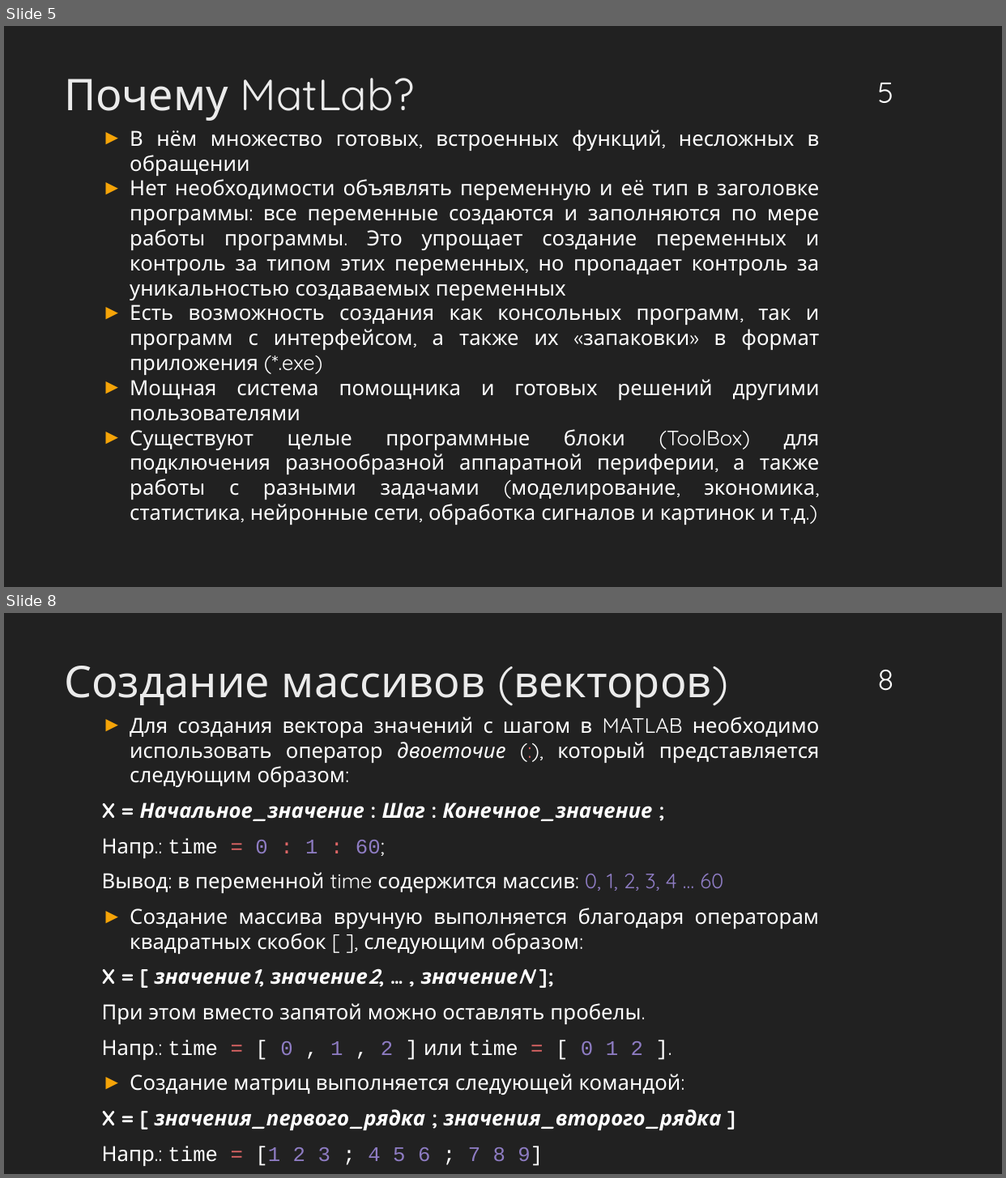
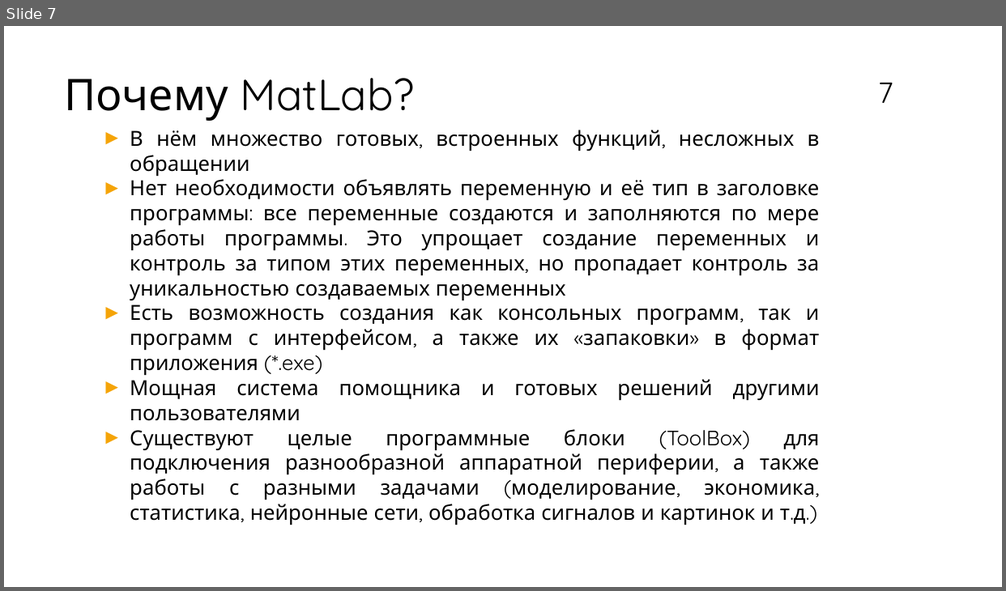
Before and after one commit to vsevernov/calculation-methods, a slide deck: 2023-2024/lectures/Лекция по MatLab №1.pptx. Shown one above the other, each under a label of ours: slides 5 and 8 before the commit, slide 7 after it; the slides between them are not shown. The pictures are 1006x1178 and 1006x591 pixels, drawn with LibreOffice and Linux fonts; fonts in the diff are those of the drawing. Boxes give left, top, right and bottom in pixels: in the first picture for what was removed or moved away, otherwise in the second. Text is boxed around its words. In the diff, an @@ line names an element or a change of style, - is before the commit and + after.

```diff
--- a/2023-2024/lectures/Лекция по MatLab №1.pptx
+++ b/2023-2024/lectures/Лекция по MatLab №1.pptx
@@ slide 8 removed at [4,613,1002,1174], background #212121 @@
@@ text removed at [64,666,711,708] @@
-Создание массивов (векторов)
@@ page number removed at [877,670,893,691] @@
-8
@@ text removed at [102,717,820,1166] @@
-► Для создания вектора значений с шагом в MATLAB необходимо использовать оператор двоеточие (:), который представляется следующим образом:
-X = Начальное_значение : Шаг : Конечное_значение ;
-Напр.: time = 0 : 1 : 60;
-Вывод: в переменной time содержится массив: 0, 1, 2, 3, 4 … 60
-► Создание массива вручную выполняется благодаря операторам квадратных скобок [ ], следующим образом:
-X = [ значение1, значение2, … , значениеN ];
-При этом вместо запятой можно оставлять пробелы.
-Напр.: time = [ 0 , 1 , 2 ] или time = [ 0 1 2 ].
-► Создание матриц выполняется следующей командой:
-X = [ значения_первого_рядка ; значения_второго_рядка ]
-Напр.: time = [1 2 3 ; 4 5 6 ; 7 8 9]
@@ what was slide 5 is now slide 7 @@
@@ slide 7 changed as well @@
@@ background #212121 to #FFFFFF @@
@@ text "Почему MatLab?" at [64,78,415,121]: text colour #EBEBEB to #000000 @@
@@ page number at [878,83,893,103]: text changed; text colour #FFFFFF to #000000 @@
-5
+7
@@ text "В нём множество готовых, встроенных ..." at [130,130,820,525]: text colour #FFFFFF to #000000 @@
```
Also in this commit, not shown: 5 other slides changed, 2 slides added, 14 other slides removed.
